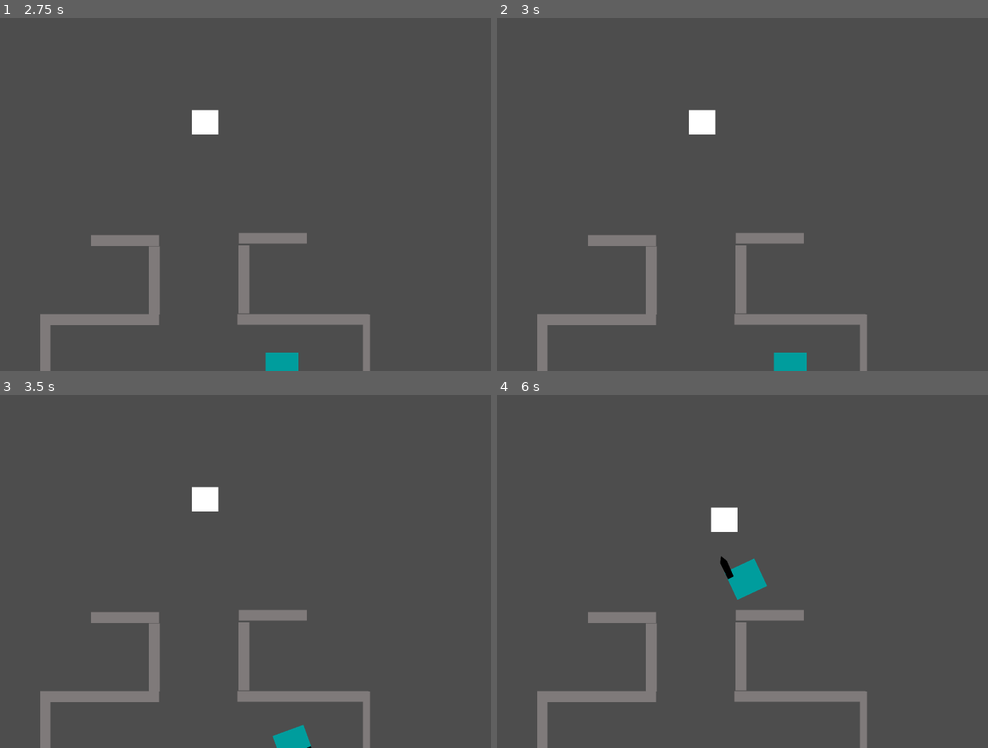
Above: before the commit, frames 1-4 (two rows, left to right).
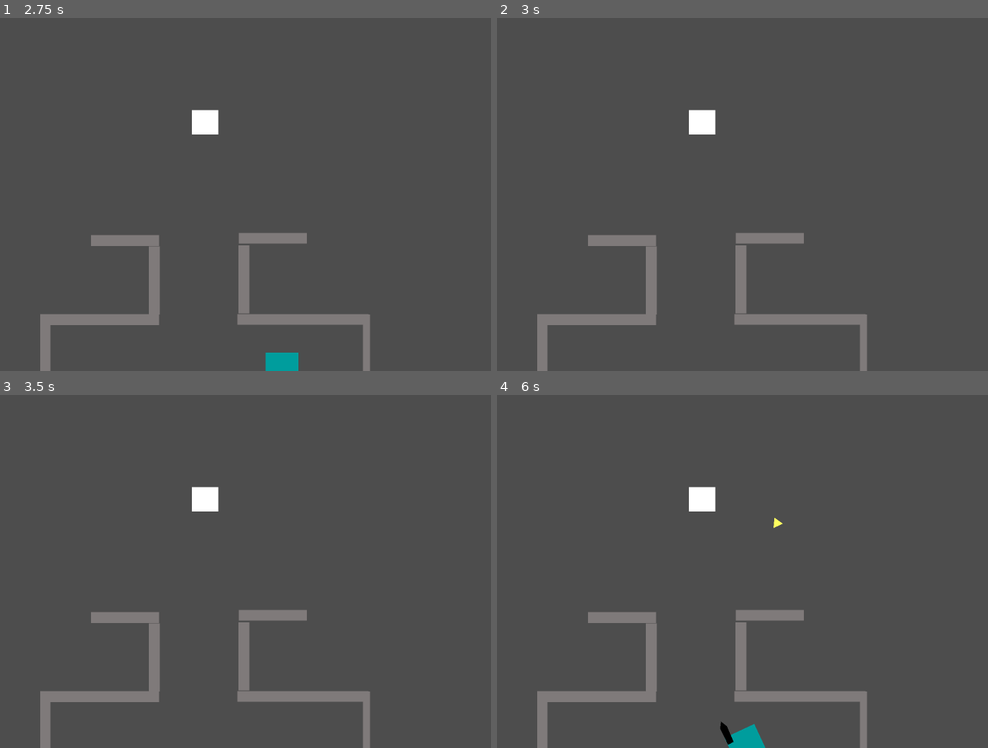
Above: after the commit, the same moments.

Repository: Thedabbit/Rpg-Project-2
Game: Godot game, scene res://scenes/Menu.tscn
The game is run twice, just before and just after one commit, with the same random seed, the same clock (stepped at 60 frames per second) and the same inputs. Before the commit the project starts from res://Menu.tscn.
Inputs:
- Up to frame 1 (2.75 s): click "Character select" at 0.5 s; click "Soldier" at 1.25 s; tap Enter at 2 s; hold D (Right1) from 2.03 s (still down); tap , (Down2) at 2.1 s; tap Space (Primary Action) at 2.3 s
- Up to frame 2 (3 s): release D (Right1) at 2.78 s; hold S (Down1) from 2.78 s (still down); tap Space (Primary Action) at 2.85 s
- Up to frame 3 (3.5 s): keep holding S (Down1); tap Q (RotateL1) at 3.05 s
- Up to frame 4 (6 s): tap Space (Primary Action) at 3.5, 5.3 s; release S (Down1) at 3.53 s; hold D (Right1) 3.53-4.28 s; hold Q (RotateL1) 3.53-4.28 s; tap E (RotateR1) at 3.8, 4.35 s; hold W (Up1) 4.28-5.03 s; tap , (Down2) at 4.55, 5.1 s; hold A (Left1) from 5.03 s (still down); tap L (Left2) at 5.85 s

Frame 1 is identical in both runs. In frame 2, 0.4% of the frame differs, in the area x 56-64%, y 94-100%; in frame 3, 0.4%; in frame 4, 1.8%, in the area x 39-59%, y 26-100%.

Commit message:
Adds damage system
Problems occur, as shooting the wall will lower the health of the enemy

Diff:
--- a/CharacterBody2D.gd
+++ /dev/null
@@ -1,20 +0,0 @@
-extends CharacterBody2D
-
-var speed = 1000
-
-
-# Called when the node enters the scene tree for the first time.
-func _ready():
-	pass # Replace with function body.
-
-
-# Called every frame. 'delta' is the elapsed time since the previous frame.
-func _process(delta):
-	var direction = Input.get_vector("Left1", "Right1", "Up1", "Down1")
-	velocity = direction * speed
-	move_and_slide()
-
-	if Input.is_action_pressed("RotateL1"):
-		rotation_degrees -= 5
-	if Input.is_action_pressed("RotateR1"):
-		rotation_degrees += 5
--- a/Enemy.gd
+++ /dev/null
@@ -1,32 +0,0 @@
-extends CharacterBody2D
-var speed = 10
-var player_chase = false
-var player = null
-
-func _on_detection_area_body_entered(body):
-	player = body
-	player_chase = true # Replace with function body.
-
-
-func _physics_process(delta):
-	if player_chase:
-		velocity = (player.get_global_position() - position).normalized() * 300 * delta
-	else:
-		velocity = lerp(velocity, Vector2.ZERO, 0.07)
-	move_and_collide(velocity)
-
-
-
-func _on_detection_area_body_exited(body):
-	player = null
-	player_chase = false # Replace with function body.
-
-func enemy():
-	pass
-
-func _on_damagehitbox_hurtbox_body_entered(body):
-	pass # Replace with function body.
-
-
-func _on_damagehitbox_hurtbox_body_exited(body):
-	pass # Replace with function body.
--- a/Fireball.gd
+++ /dev/null
@@ -1,13 +0,0 @@
-extends Area2D
-var direction = Vector2(0, 0)
-
-@export var speed = 0.01
-# Called when the node enters the scene tree for the first time.
-func _ready():
-	pass # Replace with function body.
-
-
-# Called every frame. 'delta' is the elapsed time since the previous frame.
-func _process(delta):
-	position += direction * speed
-	speed += 0.3
--- a/Fireball.tscn
+++ /dev/null
@@ -1,19 +0,0 @@
-[gd_scene load_steps=4 format=3 uid="uid://cp3n8fjtp28o5"]
-
-[ext_resource type="Script" path="res://Fireball.gd" id="1_w83vg"]
-[ext_resource type="Texture2D" uid="uid://b4gl7nlq4fbkx" path="res://cHJpdmF0ZS9sci9pbWFnZXMvd2Vic2l0ZS8yMDIyLTA0L2pvYjcyMi0wNTctcC5wbmc.png-removebg-preview.png" id="2_dvkex"]
-
-[sub_resource type="CapsuleShape2D" id="CapsuleShape2D_6vysv"]
-radius = 31.0
-height = 214.0
-
-[node name="Area2D" type="Area2D"]
-script = ExtResource("1_w83vg")
-
-[node name="CollisionShape2D" type="CollisionShape2D" parent="."]
-shape = SubResource("CapsuleShape2D_6vysv")
-
-[node name="CHJpdmF0zs9Sci9PbWFnZxMvd2Vic2l0zs8yMdIyLta0l2PvYjcyMi0wNTctcC5Wbmc_png-removebg-preview" type="Sprite2D" parent="."]
-rotation = 1.78422
-scale = Vector2(0.356261, 0.346326)
-texture = ExtResource("2_dvkex")
--- /dev/null
+++ b/Scripts/Enemy.gd
@@ -0,0 +1,75 @@
+extends CharacterBody2D
+var speed = 10
+var player_chase = false
+var player = null
+var attack_ip = false
+var health = 100
+var player_in_attack_zone = false
+var damage = 0
+var can_take_damage = true
+func _ready():
+	if Global.player_class == "wizard":
+		damage = 20
+
+func _on_detection_area_body_entered(body):
+	player = body
+	player_chase = true # Replace with function body.
+
+
+func _physics_process(delta):
+	if Global.enemy_hit == true:
+		if can_take_damage == true:
+			can_take_damage = false
+			health = health - damage
+			$can_take_damage.start()
+			Global.enemy_hit = false
+			print("slime health =", health)
+
+	if health <= 0:
+		self.queue_free()
+	deal_with_damage()
+
+	if player_chase:
+		velocity = (player.get_global_position() - position).normalized() * 300 * delta
+	else:
+		velocity = lerp(velocity, Vector2.ZERO, 0.07)
+	move_and_collide(velocity)
+
+
+
+func _on_detection_area_body_exited(body):
+	player = null
+	player_chase = false # Replace with function body.
+
+func enemy():
+	pass
+
+func _on_damagehitbox_hurtbox_body_entered(body):
+	if body.has_method("player"):
+		player_in_attack_zone = true
+
+
+func _on_damagehitbox_hurtbox_body_exited(body):
+	if body.has_method("player"):
+		player_in_attack_zone = false
+
+func deal_with_damage():
+	if player_in_attack_zone and Global.player_current_attack == true:
+		health = health
+
+		print("slime health =", health)
+		if health <= 0:
+			self.queue_free()
+
+
+
+func _on_can_take_damage_timeout():
+	can_take_damage = true # Replace with function body.
+
+
+func _on_hurtbox_body_entered(body):
+	Global.enemy_hit = true # Replace with function body.
+
+
+func _on_hurtbox_body_exited(body):
+	Global.enemy_hit = false # Replace with function body.
--- /dev/null
+++ b/Scripts/Fireball.gd
@@ -0,0 +1,38 @@
+extends Area2D
+var direction = Vector2(0, 0)
+@export var speed = 0.01
+# Called when the node enters the scene tree for the first time.
+func _ready():
+	pass # Replace with function body.
+
+
+# Called every frame. 'delta' is the elapsed time since the previous frame.
+func _process(delta):
+	position += direction * speed
+	speed += 0.3
+
+
+
+func _on_hitbox_area_entered(area):
+	Global.enemy_hit = 1
+	self.queue_free()
+ # Replace with function body.
+
+
+func _on_hitbox_body_entered(body):
+	if  body.has_method("target"):
+		self.queue_free() # Replace with function body.
+
+
+func _on_hitbox_body_shape_entered(body_rid, body, body_shape_index, local_shape_index):
+	self.queue_free() # Replace with function body.
+
+
+func _on_hitbox_body_exited(body):
+	Global.enemy_hit = true
+	self.queue_free() # Replace with function body.
+
+
+func _on_hitbox_area_shape_entered(area_rid, area, area_shape_index, local_shape_index):
+	Global.enemy_hit = true
+	self.queue_free() # Replace with function body.
--- a/Menu.gd
+++ b/Scripts/Menu.gd
@@ -12,7 +12,7 @@
 
 
 func _on_start_pressed():
-	get_tree().change_scene_to_file("res://character_select_menu.tscn") # Replace with function body.
+	get_tree().change_scene_to_file("res://scenes/character_select_menu.tscn") # Replace with function body.
 
 
 
@@ -24,4 +24,4 @@
 
 
 func _on_options_pressed():
-	get_tree().change_scene_to_file("res://character_select_menu.tscn") # Replace with function body.
+	get_tree().change_scene_to_file("res://scenes/character_select_menu.tscn") # Replace with function body.
--- a/CharacterBody2D2.gd
+++ b/Scripts/Player_2.gd
@@ -1,5 +1,5 @@
 extends CharacterBody2D
-var bullet_scene = preload("res://Fireball.tscn")
+var bullet_scene = preload("res://scenes/Fireball.tscn")
 var speed = 1000
 var can_shoot = true
 var enemy_inattack_range = false
@@ -22,7 +22,7 @@
 	if health <= 0:
 		player_alive = false
 	if player_alive == false:
-		get_tree().change_scene_to_file("game_over.tscn")
+		get_tree().change_scene_to_file("res://scenes/game_over.tscn")
 	if Input.is_action_pressed("RotateL2"):
 		rotation_degrees -= 5
 	if Input.is_action_pressed("RotateR2"):
@@ -33,7 +33,7 @@
 		shoot_bullet()
 
 func _physics_process(delta):
-	enemy_attack(	)
+	enemy_attack()
 
 func shoot_bullet():
 	var fireball = bullet_scene.instantiate()
@@ -53,7 +53,7 @@
 		health = health - 20
 		enemy_attack_cooldown = false
 		$attack_cooldown.start()
-		print(health)
+		print("player health = ", health)
 
 
 
--- a/character_select_menu.gd
+++ b/Scripts/character_select_menu.gd
@@ -13,8 +13,10 @@
 
 
 func _on_soldier_pressed():
+	Global.player_class = "soldier"
 	Global.selection_soldier = 1
-	get_tree().change_scene_to_file("main_level.tscn")
+	get_tree().change_scene_to_file("res://scenes/main_level.tscn")
 func _on_wizard_pressed():
+	Global.player_class = "wizard"
 	Global.selection_wizard = 1
-	get_tree().change_scene_to_file("main_level.tscn")
+	get_tree().change_scene_to_file("res://scenes/main_level.tscn")
--- a/game_over.gd
+++ b/Scripts/game_over.gd
@@ -2,7 +2,7 @@
 
 
 func _on_button_pressed():
-	get_tree().change_scene_to_file("res://Menu.tscn") # Replace with function body.
+	get_tree().change_scene_to_file("res://scenes/Menu.tscn") # Replace with function body.
 
 
 func _on_quit_pressed():
--- /dev/null
+++ b/Scripts/global.gd
@@ -0,0 +1,7 @@
+extends Node
+
+var selection_soldier = 0
+var selection_wizard = 0
+var player_current_attack = false
+var enemy_hit = false
+var player_class = null
--- a/player_1.gd
+++ b/Scripts/player_1.gd
@@ -1,5 +1,5 @@
 extends CharacterBody2D
-var bullet_scene = preload("res://Bullet.tscn")
+var bullet_scene = preload("res://scenes/Bullet.tscn")
 var speed = 1000
 var can_shoot = true
 # Called when the node enters the scene tree for the first time.
@@ -9,7 +9,7 @@
 
 # Called every frame. 'delta' is the elapsed time since the previous frame.
 func _process(delta):
-	var direction = Input.get_vector("Left1", "Right1", "Up1", "Down")
+	var direction = Input.get_vector("Left1", "Right1", "Up1", "Down1")
 	velocity = direction * speed
 	move_and_slide()
 
--- a/global.gd
+++ /dev/null
@@ -1,6 +0,0 @@
-extends Node
-
-var selection_soldier = 0
-var selection_wizard = 0
-var health = 100
-var damage = 0
--- a/player_2.gd
+++ /dev/null
@@ -1,38 +0,0 @@
-extends CharacterBody2D
-var bullet_scene = preload("res://Bullet.tscn")
-var speed = 1000
-var can_shoot = true
-# Called when the node enters the scene tree for the first time.
-func _ready():
-	pass # Replace with function body.
-
-
-# Called every frame. 'delta' is the elapsed time since the previous frame.
-func _process(delta):
-	var direction = Input.get_vector("Left1", "Right1", "Up1", "Down2")
-	velocity = direction * speed
-	move_and_slide()
-
-	if Input.is_action_pressed("RotateL1"):
-		rotation_degrees -= 5
-	if Input.is_action_pressed("RotateR1"):
-		rotation_degrees += 5
-	if Input.is_action_just_pressed("Primary Action") and can_shoot == true:
-		can_shoot = false
-		$Timer.start()
-		shoot_bullet()
-
-
-
-func shoot_bullet():
-	var bullet = bullet_scene.instantiate()
-	bullet.position = $Marker2D2.global_position
-	$"..".add_child(bullet)
-	bullet.direction = Vector2.from_angle(rotation)
-	bullet.rotation_degrees = rotation_degrees + 90
-
-
-func _on_timer_timeout():
-	can_shoot = true
-
- # Replace with function body.
--- a/project.godot
+++ b/project.godot
@@ -11,13 +11,13 @@
 [application]
 
 config/name="Coding Project"
-run/main_scene="res://Menu.tscn"
+run/main_scene="res://scenes/Menu.tscn"
 config/features=PackedStringArray("4.2", "Forward Plus")
-config/icon="res://icon.svg"
+config/icon="res://sprites/icon.svg"
 
 [autoload]
 
-Global="*res://global.gd"
+Global="*res://Scripts/global.gd"
 
 [display]
 
--- a/Bullet.tscn
+++ b/scenes/Bullet.tscn
@@ -1,13 +1,13 @@
 [gd_scene load_steps=3 format=3 uid="uid://b1obe7a2qw50q"]
 
-[ext_resource type="Script" path="res://Bullet.gd" id="1_5fylv"]
+[ext_resource type="Script" path="res://Scripts/Bullet.gd" id="1_w24q8"]
 
 [sub_resource type="CapsuleShape2D" id="CapsuleShape2D_6vysv"]
 radius = 28.0
 height = 56.0
 
 [node name="Area2D" type="Area2D"]
-script = ExtResource("1_5fylv")
+script = ExtResource("1_w24q8")
 
 [node name="CollisionShape2D" type="CollisionShape2D" parent="."]
 position = Vector2(-1, -13)
--- /dev/null
+++ b/scenes/Fireball.tscn
@@ -0,0 +1,37 @@
+[gd_scene load_steps=5 format=3 uid="uid://cp3n8fjtp28o5"]
+
+[ext_resource type="Script" path="res://Scripts/Fireball.gd" id="1_jupyv"]
+[ext_resource type="Texture2D" uid="uid://b4gl7nlq4fbkx" path="res://sprites/cHJpdmF0ZS9sci9pbWFnZXMvd2Vic2l0ZS8yMDIyLTA0L2pvYjcyMi0wNTctcC5wbmc.png-removebg-preview.png" id="2_4dcb2"]
+
+[sub_resource type="CapsuleShape2D" id="CapsuleShape2D_6vysv"]
+radius = 31.0
+height = 214.0
+
+[sub_resource type="CapsuleShape2D" id="CapsuleShape2D_waucn"]
+radius = 36.0
+height = 72.0
+
+[node name="Fireball" type="Area2D"]
+script = ExtResource("1_jupyv")
+
+[node name="CollisionShape2D" type="CollisionShape2D" parent="."]
+shape = SubResource("CapsuleShape2D_6vysv")
+
+[node name="CHJpdmF0zs9Sci9PbWFnZxMvd2Vic2l0zs8yMdIyLta0l2PvYjcyMi0wNTctcC5Wbmc_png-removebg-preview" type="Sprite2D" parent="."]
+rotation = 1.78422
+scale = Vector2(0.356261, 0.346326)
+texture = ExtResource("2_4dcb2")
+
+[node name="Hitbox" type="Area2D" parent="."]
+collision_layer = 3
+collision_mask = 3
+
+[node name="CollisionShape2D" type="CollisionShape2D" parent="Hitbox"]
+position = Vector2(1, -84)
+shape = SubResource("CapsuleShape2D_waucn")
+
+[node name="Attack_cooldown" type="Timer" parent="."]
+wait_time = 0.5
+
+[connection signal="body_exited" from="Hitbox" to="." method="_on_hitbox_body_exited"]
+[connection signal="timeout" from="Attack_cooldown" to="." method="_on_attack_cooldown_timeout"]
--- a/Menu.tscn
+++ b/scenes/Menu.tscn
@@ -1,6 +1,6 @@
 [gd_scene load_steps=2 format=3 uid="uid://boqplnkjmgkl8"]
 
-[ext_resource type="Script" path="res://Menu.gd" id="1_j8umm"]
+[ext_resource type="Script" path="res://Scripts/Menu.gd" id="1_iut2u"]
 
 [node name="Control" type="Control"]
 layout_mode = 3
@@ -14,7 +14,7 @@
 grow_vertical = 0
 size_flags_horizontal = 4
 size_flags_vertical = 4
-script = ExtResource("1_j8umm")
+script = ExtResource("1_iut2u")
 
 [node name="VBoxContainer" type="VBoxContainer" parent="."]
 z_as_relative = false
--- a/Swordsman.tscn
+++ b/scenes/Swordsman.tscn
@@ -1,19 +1,19 @@
 [gd_scene load_steps=4 format=3 uid="uid://cxupketlgjvyv"]
 
-[ext_resource type="Script" path="res://Swordsman.gd" id="1_ekksw"]
-[ext_resource type="Texture2D" uid="uid://coi0v17xgs0l4" path="res://image4.jpeg" id="1_xiksw"]
+[ext_resource type="Script" path="res://Scripts/Swordsman.gd" id="1_7gtut"]
+[ext_resource type="Texture2D" uid="uid://coi0v17xgs0l4" path="res://sprites/image4.jpeg" id="2_ptsvd"]
 
 [sub_resource type="RectangleShape2D" id="RectangleShape2D_tp1bu"]
 size = Vector2(806, 1081)
 
 [node name="Swordsman" type="CharacterBody2D"]
-script = ExtResource("1_ekksw")
+script = ExtResource("1_7gtut")
 
 [node name="Swordsman" type="Sprite2D" parent="."]
 position = Vector2(680, 726)
 rotation = 1.5708
 scale = Vector2(3.3625, 3.4)
-texture = ExtResource("1_xiksw")
+texture = ExtResource("2_ptsvd")
 
 [node name="CollisionShape2D" type="CollisionShape2D" parent="."]
 position = Vector2(678, 725.5)
--- a/character_select_menu.tscn
+++ b/scenes/character_select_menu.tscn
@@ -1,6 +1,6 @@
 [gd_scene load_steps=2 format=3 uid="uid://cjkfmooamjprc"]
 
-[ext_resource type="Script" path="res://character_select_menu.gd" id="1_qqage"]
+[ext_resource type="Script" path="res://Scripts/character_select_menu.gd" id="1_q1eho"]
 
 [node name="Character select menu" type="Control"]
 layout_mode = 3
@@ -13,7 +13,7 @@
 offset_bottom = 5.0
 grow_horizontal = 2
 grow_vertical = 2
-script = ExtResource("1_qqage")
+script = ExtResource("1_q1eho")
 
 [node name="VBoxContainer" type="VBoxContainer" parent="."]
 z_index = 1
--- a/enemy.tscn
+++ b/scenes/enemy.tscn
@@ -1,6 +1,6 @@
-[gd_scene load_steps=6 format=3 uid="uid://cs2ippve8smpi"]
+[gd_scene load_steps=7 format=3 uid="uid://cs2ippve8smpi"]
 
-[ext_resource type="Script" path="res://Enemy.gd" id="1_agedl"]
+[ext_resource type="Script" path="res://Scripts/Enemy.gd" id="1_agedl"]
 
 [sub_resource type="CanvasTexture" id="CanvasTexture_3gbof"]
 
@@ -12,6 +12,9 @@
 
 [sub_resource type="CircleShape2D" id="CircleShape2D_tidhy"]
 radius = 95.0053
+
+[sub_resource type="RectangleShape2D" id="RectangleShape2D_3wg88"]
+size = Vector2(121, 110)
 
 [node name="Enemy" type="CharacterBody2D"]
 script = ExtResource("1_agedl")
@@ -32,11 +35,23 @@
 shape = SubResource("CircleShape2D_h7xav")
 
 [node name="Enemy Hitbox" type="Area2D" parent="."]
+collision_layer = 3
+collision_mask = 3
 
 [node name="CollisionShape2D" type="CollisionShape2D" parent="Enemy Hitbox"]
 shape = SubResource("CircleShape2D_tidhy")
+
+[node name="can_take_damage" type="Timer" parent="."]
+wait_time = 2.0
+
+[node name="hurtbox" type="Area2D" parent="."]
+
+[node name="CollisionShape2D" type="CollisionShape2D" parent="hurtbox"]
+position = Vector2(1.5, 0)
+shape = SubResource("RectangleShape2D_3wg88")
 
 [connection signal="body_entered" from="Detection area" to="." method="_on_detection_area_body_entered"]
 [connection signal="body_exited" from="Detection area" to="." method="_on_detection_area_body_exited"]
 [connection signal="body_entered" from="Enemy Hitbox" to="." method="_on_damagehitbox_hurtbox_body_entered"]
 [connection signal="body_exited" from="Enemy Hitbox" to="." method="_on_damagehitbox_hurtbox_body_exited"]
+[connection signal="timeout" from="can_take_damage" to="." method="_on_can_take_damage_timeout"]
--- a/game_over.tscn
+++ b/scenes/game_over.tscn
@@ -1,6 +1,6 @@
 [gd_scene load_steps=2 format=3 uid="uid://cxf414lxj0sid"]
 
-[ext_resource type="Script" path="res://game_over.gd" id="1_j2u4a"]
+[ext_resource type="Script" path="res://Scripts/game_over.gd" id="1_rn67l"]
 
 [node name="Menu" type="Control"]
 layout_mode = 3
@@ -9,7 +9,7 @@
 anchor_bottom = 1.0
 grow_horizontal = 2
 grow_vertical = 2
-script = ExtResource("1_j2u4a")
+script = ExtResource("1_rn67l")
 
 [node name="RichTextLabel" type="RichTextLabel" parent="."]
 layout_mode = 0
--- a/main_level.tscn
+++ b/scenes/main_level.tscn
@@ -1,10 +1,10 @@
 [gd_scene load_steps=15 format=3 uid="uid://516gqlocb1b"]
 
-[ext_resource type="Script" path="res://main_level.gd" id="1_xq160"]
-[ext_resource type="Script" path="res://player_1.gd" id="3_yhw64"]
-[ext_resource type="PackedScene" uid="uid://c5v1vgofwrr07" path="res://player_2.tscn" id="4_ccqy1"]
-[ext_resource type="PackedScene" uid="uid://dbeoklycx3l8t" path="res://player_1.tscn" id="5_6ka54"]
-[ext_resource type="PackedScene" uid="uid://cs2ippve8smpi" path="res://enemy.tscn" id="5_whhim"]
+[ext_resource type="Script" path="res://Scripts/main_level.gd" id="1_xq160"]
+[ext_resource type="Script" path="res://Scripts/player_1.gd" id="3_yhw64"]
+[ext_resource type="PackedScene" uid="uid://c5v1vgofwrr07" path="res://scenes/player_2.tscn" id="4_ccqy1"]
+[ext_resource type="PackedScene" uid="uid://dbeoklycx3l8t" path="res://scenes/player_1.tscn" id="5_6ka54"]
+[ext_resource type="PackedScene" uid="uid://cs2ippve8smpi" path="res://scenes/enemy.tscn" id="5_whhim"]
 
 [sub_resource type="RectangleShape2D" id="RectangleShape2D_6n420"]
 size = Vector2(159.879, 44.2114)
@@ -44,7 +44,8 @@
 [node name="Sprite2D" type="Sprite2D" parent="Starting Room wall 1"]
 modulate = Color(0.498075, 0.478733, 0.478734, 1)
 position = Vector2(-70.8378, -12.3024)
-scale = Vector2(-159.839, -50.476)
+rotation = -3.14159
+scale = Vector2(159.839, 50.476)
 texture = SubResource("CanvasTexture_uv417")
 
 [node name="Starting room wall 3" type="StaticBody2D" parent="."]
--- a/player_1.tscn
+++ b/scenes/player_1.tscn
@@ -1,6 +1,6 @@
 [gd_scene load_steps=5 format=3 uid="uid://dbeoklycx3l8t"]
 
-[ext_resource type="Script" path="res://CharacterBody2D2.gd" id="1_06xrc"]
+[ext_resource type="Script" path="res://Scripts/Player_2.gd" id="1_ip6uk"]
 
 [sub_resource type="RectangleShape2D" id="RectangleShape2D_2bo0q"]
 size = Vector2(139, 147)
@@ -14,7 +14,7 @@
 z_index = 3
 position = Vector2(70, 70)
 rotation = 1.5708
-script = ExtResource("1_06xrc")
+script = ExtResource("1_ip6uk")
 
 [node name="CollisionShape2D2" type="CollisionShape2D" parent="."]
 position = Vector2(0.499863, -0.500175)
--- a/player_2.tscn
+++ b/scenes/player_2.tscn
@@ -1,6 +1,6 @@
 [gd_scene load_steps=5 format=3 uid="uid://c5v1vgofwrr07"]
 
-[ext_resource type="Script" path="res://CharacterBody2D2.gd" id="1_06xrc"]
+[ext_resource type="Script" path="res://Scripts/Player_2.gd" id="1_44o7n"]
 
 [sub_resource type="RectangleShape2D" id="RectangleShape2D_2bo0q"]
 size = Vector2(139, 147)
@@ -14,7 +14,7 @@
 z_index = 3
 position = Vector2(70, 70)
 rotation = 1.5708
-script = ExtResource("1_06xrc")
+script = ExtResource("1_44o7n")
 
 [node name="CollisionShape2D2" type="CollisionShape2D" parent="."]
 position = Vector2(0.499863, -0.500175)
Renamed: Bullet.gd -> Scripts/Bullet.gd
Renamed: Swordsman.gd -> Scripts/Swordsman.gd
Renamed: main_level.gd -> Scripts/main_level.gd
Renamed: cHJpdmF0ZS9sci9pbWFnZXMvd2Vic2l0ZS8yMDIyLTA0L2pvYjcyMi0wNTctcC5wbmc.png-removebg-preview.png -> sprites/cHJpdmF0ZS9sci9pbWFnZXMvd2Vic2l0ZS8yMDIyLTA0L2pvYjcyMi0wNTctcC5wbmc.png-removebg-preview.png
Not shown, changed: sprites/cHJpdmF0ZS9sci9pbWFnZXMvd2Vic2l0ZS8yMDIyLTA0L2pvYjcyMi0wNTctcC5wbmc.png-removebg-preview.png.import
Renamed: cHJpdmF0ZS9sci9pbWFnZXMvd2Vic2l0ZS8yMDIyLTA0L2pvYjcyMi0wNTctcC5wbmc.png.webp -> sprites/cHJpdmF0ZS9sci9pbWFnZXMvd2Vic2l0ZS8yMDIyLTA0L2pvYjcyMi0wNTctcC5wbmc.png.webp
Not shown, changed: sprites/cHJpdmF0ZS9sci9pbWFnZXMvd2Vic2l0ZS8yMDIyLTA0L2pvYjcyMi0wNTctcC5wbmc.png.webp.import
Renamed: icon.svg -> sprites/icon.svg
Not shown, changed: sprites/icon.svg.import
Renamed: image0-removebg-preview.png -> sprites/image0-removebg-preview.png
Not shown, changed: sprites/image0-removebg-preview.png.import
Renamed: image0.jpeg -> sprites/image0.jpeg
(and 11 more such lines)
